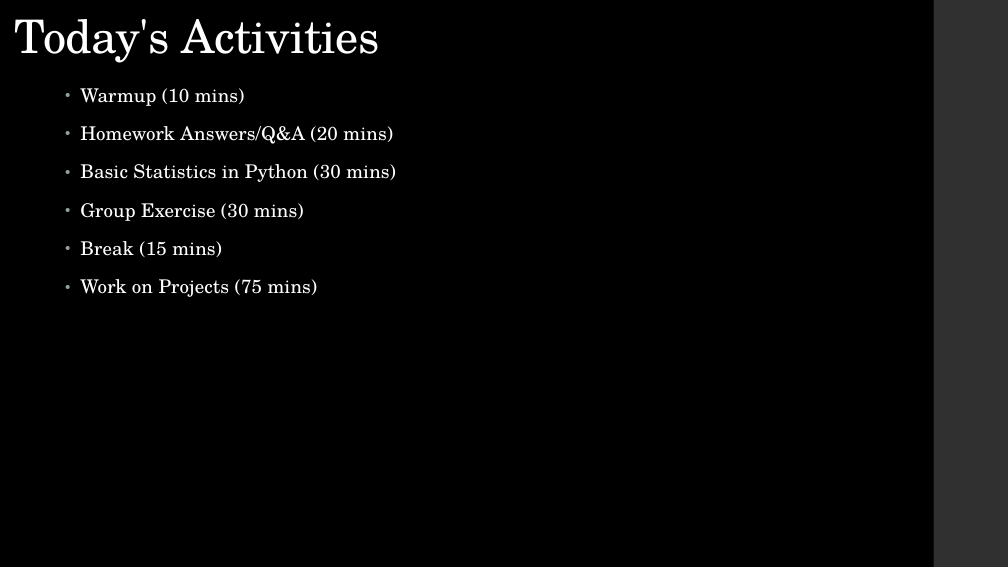
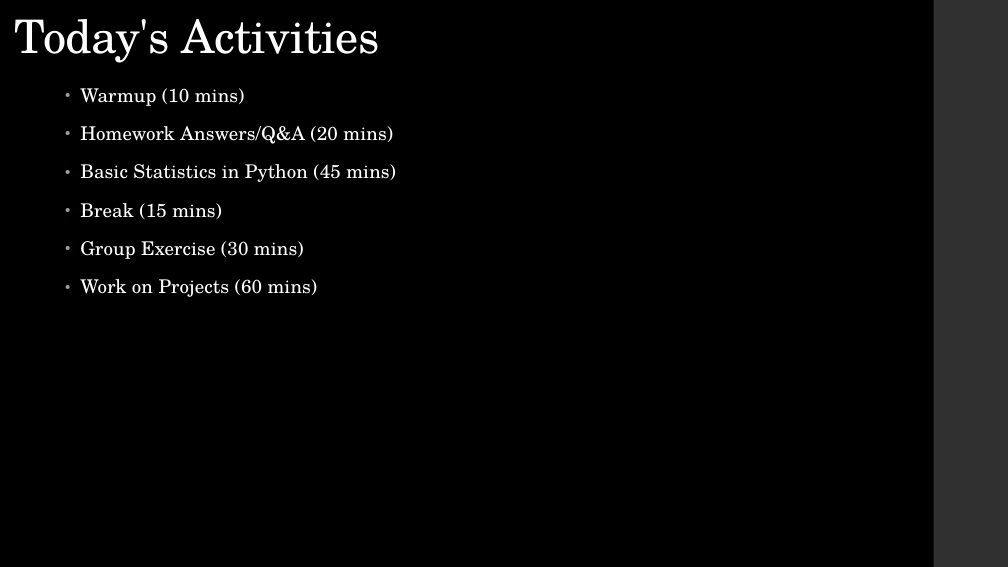
Before and after one commit to LaunchCoderGirlSTL/Data-Science-Assignments, a slide deck: slide 3 of course_material/week_08/week_08_presentation.pptx. Drawn at 1008x567 pixels with LibreOffice and Linux fonts; fonts in the diff are those of the drawing. Boxes give left, top, right and bottom in pixels: in the first picture for what was removed or moved away, otherwise in the second. Text is boxed around its words. In the diff, an @@ line names an element or a change of style, - is before the commit and + after.

Commit message:
basic stats python update

```diff
--- a/course_material/week_08/week_08_presentation.pptx
+++ b/course_material/week_08/week_08_presentation.pptx
@@ text at box(80, 164, 396, 219): text changed @@
-• Basic Statistics in Python (30 mins)
+• Basic Statistics in Python (45 mins)
+• Break (15 mins)
@@ text at box(80, 279, 318, 297): text changed @@
-• Break (15 mins)
-• Work on Projects (75 mins)
+• Work on Projects (60 mins)
```
Also in this commit, not shown: 3 other slides changed, 2 other files.
